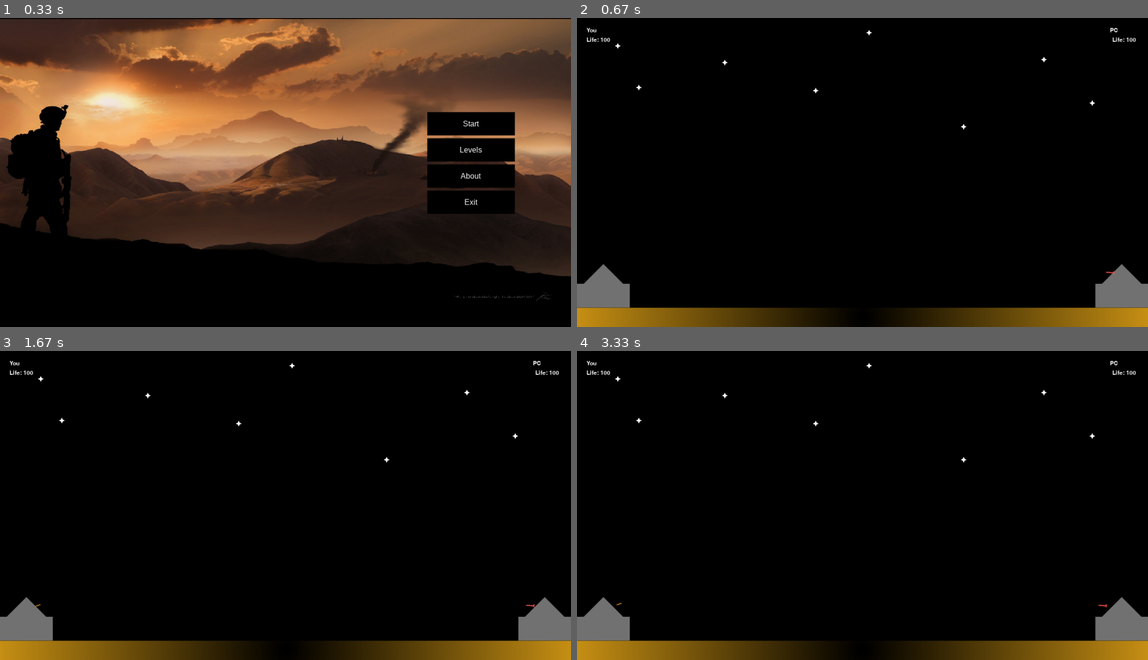
Above: before the commit, frames 1-4 (two rows, left to right).
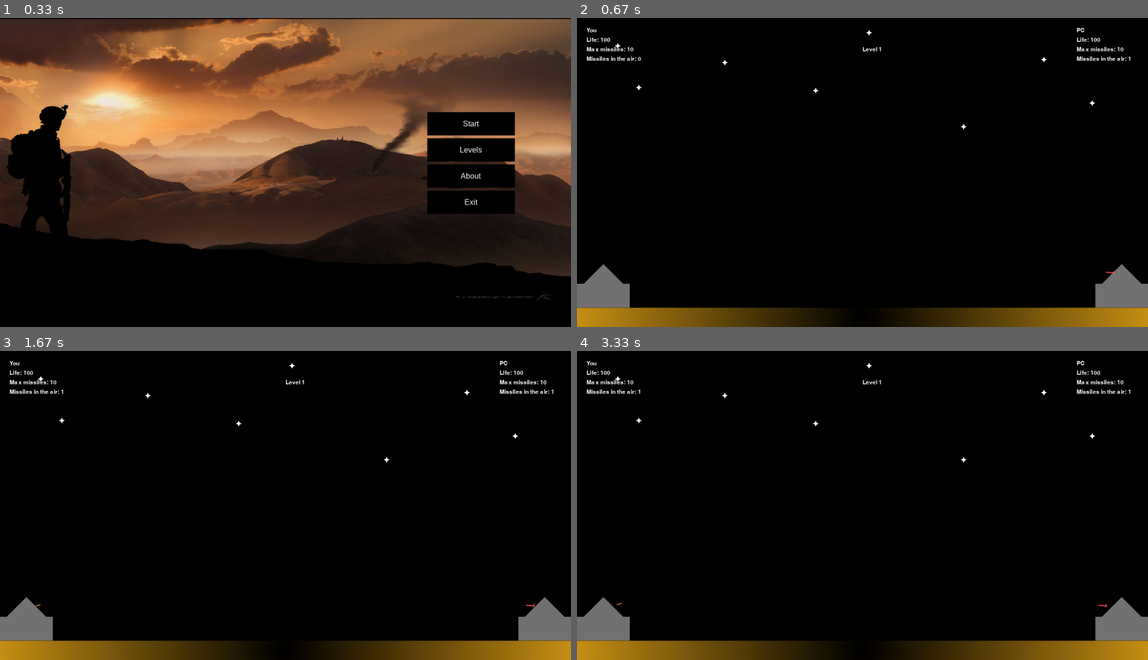
Above: after the commit, the same moments.

Repository: pierrecbrito/game-pygame
Game: pygame game, started from main.py
The game is run twice, just before and just after one commit, with the same random seed, the same clock (stepped at 60 frames per second) and the same inputs.
Inputs (mouse positions are in pixels of both pictures, inside the frame that each line leads up to):
- Up to frame 1 (0.33 s): no input
- Up to frame 2 (0.67 s): press the mouse at (1045, 123) at 0.37 s; move the mouse to (965, 194) at 0.47 s; release the mouse at (879, 262) at 0.6 s
- Up to frame 3 (1.67 s): press the mouse at (468, 456) at 0.7 s; move the mouse to (285, 425) at 0.8 s; release the mouse at (97, 397) at 0.93 s; press the mouse at (468, 456) at 1.03 s; move the mouse to (451, 505) at 1.13 s; release the mouse at (433, 554) at 1.27 s
- Up to frame 4 (3.33 s): no input

Frame 1 is identical in both runs. In frame 2, 0.5% of the frame differs, in the area x 1-98%, y 3-14%; in frame 3, 0.5%; in frame 4, 0.5%.

Commit message:
Level's page layout

Diff:
--- a/elements/button.py
+++ b/elements/button.py
@@ -13,7 +13,7 @@
         self.sx = self.x + self.width
         self.sy = self.y + self.height
 
-    def draw(self, screen, outline=None):
+    def draw(self, screen, outline=None, font_size=16):
         if(self.CurrentState):
             if outline:
                 pygame.draw.rect(screen, outline, (self.x-2, self.y-2, self.width+4, self.height+4), 0)
@@ -21,7 +21,7 @@
             pygame.draw.rect(screen, self.color, (self.x, self.y, self.width, self.height), 0)
 
             if self.text != '':
-                font = pygame.font.SysFont('Arial', 16)
+                font = pygame.font.SysFont('Arial', font_size)
                 text = font.render(self.text, 1, (255, 255, 255))
                 screen.blit(text, (self.x + (self.width/2 - text.get_width()/2), self.y + (self.height/2 - text.get_height()/2)))
 
--- a/main.py
+++ b/main.py
@@ -3,6 +3,7 @@
 from pages.index import Index
 from pages.game import Game
 from pages.about import About
+from pages.levels import Levels
 
 pygame.init()
 running = True
@@ -12,8 +13,8 @@
 index_page.mount()
 
 game_page = Game()
-
 about_page = About()
+levels_page = Levels()
 
 while running:
     for event in pygame.event.get():
@@ -28,14 +29,22 @@
     elif(return_index == 2):
         about_page.makeCurrentScreen()
         about_page.mount()
+    elif(return_index == 3):
+        levels_page.makeCurrentScreen()
+        levels_page.mount()
 
     return_about = about_page.screenUpdate()
     if(return_about == 1):
         index_page.makeCurrentScreen()
         index_page.mount()
 
+
+    return_levels = levels_page.screenUpdate()
+    if(return_levels == -1):
+        index_page.makeCurrentScreen()
+        index_page.mount()
+
     game_page.screenUpdate()
-
     pygame.display.update()
 
 pygame.quit()
--- a/pages/about.py
+++ b/pages/about.py
@@ -1,8 +1,6 @@
 from pages.screen import Screen
 import pygame
 from elements.button import Button
-from util import path_assets
-from elements.Missile import Missile
 
 class About(Screen):
 
@@ -18,10 +16,10 @@
             # Informações textuais sobre o jogo
             self.text_lines = [
                 "Defense Tower",
-                "Version 1.0",
-                "@pierrecbrito",
-                "Objective: Defend the tower against enemy missiles.",
-                "Controls: Use the mouse to direct the missiles.",
+                "Game developed at Kodland's request in a selection process for tutor. by @pierrecbrito",
+                "Objective: Destroy the PC player at each level (up to level 10) by hitting missiles at their base. Each missile can damage the enemy by 10 points of health.",
+                "You can also intercept missiles coming towards your base, but each player has a limit of 10 missiles in the air.",
+                "Control: use the mouse and click on point 1 where the missile should go and on the second point where the missile should hit (a missile is launched every two mouse clicks).",
                 "Good luck and have fun!"
             ]
 
--- a/pages/game.py
+++ b/pages/game.py
@@ -5,6 +5,7 @@
 from elements.Missile import Missile
 import random
 import sys
+import math
 
 class Game(Screen):
 
@@ -17,6 +18,8 @@
         self.missiles_counter = 0
         self.your_points = 100
         self.pc_points = 100
+        self.your_max_missiles = 10
+        self.pc_max_missiles = 10
 
 
     def mount(self):
@@ -27,11 +30,12 @@
         self.pc_missiles = pygame.sprite.Group()
         self.targets = pygame.sprite.Group()
         self.all_missiles = []
+        self.level = 1
 
         if self.CurrentState:
             self.send_random_missile()
             self.SEND_MISSILE_EVENT = pygame.USEREVENT + 1
-            pygame.time.set_timer(self.SEND_MISSILE_EVENT, 5000)
+            pygame.time.set_timer(self.SEND_MISSILE_EVENT, math.floor(10000 / self.level))
             self.font = pygame.font.Font(None, 18)  # Fonte padrão com tamanho 36
 
     def screenUpdate(self):
@@ -62,55 +66,83 @@
             self.your_points = 100 - pc_missiles * 10
             self.update_infos()
 
+            if self.level <= 10:
+                if self.your_points <= 0:
+                    self.your_points = 100
+                    self.all_missiles.clear()
+                    self.your_missiles.empty()
+                    self.pc_missiles.empty()
+                    self.level += 1
+                    pygame.time.set_timer(self.SEND_MISSILE_EVENT, 2000 - (190 * self.level))
+                elif self.pc_points <= 0:
+                    self.pc_points = 100
+                    self.all_missiles.clear()
+                    self.your_missiles.empty()
+                    self.pc_missiles.empty()
+                    self.level += 1
+                    pygame.time.set_timer(self.SEND_MISSILE_EVENT, 2000 -  (190 * self.level))
+
+
     def update_infos(self):
         # Renderizar texto no canto superior esquerdo
         text_left = self.font.render("You", True, (255, 255, 255))
         self.screen.blit(text_left, (20, 20))
         score_left = self.font.render("Life: " + str(self.your_points), True, (255, 255, 255))
         self.screen.blit(score_left, (20, 40))
+        max_missiles_left = self.font.render("Max missiles: " + str(self.your_max_missiles), True, (255, 255, 255))
+        self.screen.blit(max_missiles_left, (20, 60))
+        active_missiles_left = self.font.render("Missiles in the air: " + str(len(self.your_missiles)), True, (255, 255, 255))
+        self.screen.blit(active_missiles_left, (20, 80))
 
         # Renderizar texto no canto superior direito
         text_right = self.font.render("PC", True, (255, 255, 255))
-        self.screen.blit(text_right, (self.width - 80, 20))
+        self.screen.blit(text_right, (self.width - 150, 20))
         score_right = self.font.render("Life: " + str(self.pc_points), True, (255, 255, 255))
-        self.screen.blit(score_right, (self.width - 75, 40))
+        self.screen.blit(score_right, (self.width - 150, 40))
+        max_missiles_right = self.font.render("Max missiles: " + str(self.pc_max_missiles), True, (255, 255, 255))
+        self.screen.blit(max_missiles_right, (self.width - 150, 60))
+        active_missiles_right = self.font.render("Missiles in the air: " + str(len(self.pc_missiles)), True, (255, 255, 255))
+        self.screen.blit(active_missiles_right, (self.width - 150, 80))
+
+
+        text_level = self.font.render("Level " + str(self.level), True, (255, 255, 255))
+        self.screen.blit(text_level, (self.width / 2, 60))
+
 
 
 
     def clickCheck(self, mousepos):
-        # Verificar se o clique está dentro de uma área específica
-        # # Verifica se o botão esquerdo do mouse foi clicado
-        area_x, area_y, area_width, area_height = 0, 0, 1200, 600
-        if(self.to_x1 == -1):
-            self.to_x1 = mousepos[0]
-            self.to_y1 = mousepos[1]
-        elif (self.to_x2 == -1):
-            self.to_x2 = mousepos[0]
-            self.to_y2 = mousepos[1]
-            if (area_x <= mousepos[0] <= area_x + area_width and
-                area_y <= mousepos[1] <= area_y + area_height):
-                self.missiles_counter += 1
-                new_missile = Missile(75, 536, self.to_x1, self.to_y1, self.to_x2, self.to_y2, 15, 0.1, 80, 'You')
-                self.your_missiles.add(new_missile)
-                self.all_missiles.append(new_missile)
-            self.to_x1 = -1
-            self.to_y1 = -1
-            self.to_x2 = -1
-            self.to_y2 = -1
-
-            # Execute a ação desejada aqui
+        if len(self.your_missiles) < self.pc_max_missiles:
+            area_x, area_y, area_width, area_height = 0, 0, 1200, 600
+            if(self.to_x1 == -1):
+                self.to_x1 = mousepos[0]
+                self.to_y1 = mousepos[1]
+            elif (self.to_x2 == -1):
+                self.to_x2 = mousepos[0]
+                self.to_y2 = mousepos[1]
+                if (area_x <= mousepos[0] <= area_x + area_width and
+                    area_y <= mousepos[1] <= area_y + area_height):
+                    self.missiles_counter += 1
+                    new_missile = Missile(75, 536, self.to_x1, self.to_y1, self.to_x2, self.to_y2, 15, 0.1, 80, 'You')
+                    self.your_missiles.add(new_missile)
+                    self.all_missiles.append(new_missile)
+                self.to_x1 = -1
+                self.to_y1 = -1
+                self.to_x2 = -1
+                self.to_y2 = -1
 
     def send_random_missile(self):
-        self.missiles_counter += 1
-        start_x = 1123 #random.randint(0, 1200)
-        start_y = 535 #random.randint(0, 650)
-        to_x1 = random.randint(50, 1100)
-        to_y1 = random.randint(0, 580)
-        to_x2 = 75
-        to_y2 = 536
-        new_missile = Missile(start_x, start_y, to_x1, to_y1, to_x2, to_y2, 15, 0.10, 80, 'PC')
-        self.pc_missiles.add(new_missile)
-        self.all_missiles.append(new_missile)
+        if len(self.pc_missiles) < self.pc_max_missiles:
+            self.missiles_counter += 1
+            start_x = 1123 #random.randint(0, 1200)
+            start_y = 535 #random.randint(0, 650)
+            to_x1 = random.randint(50, 1100)
+            to_y1 = random.randint(0, 580)
+            to_x2 = 75
+            to_y2 = 536
+            new_missile = Missile(start_x, start_y, to_x1, to_y1, to_x2, to_y2, 15, 0.10, 80, 'PC')
+            self.pc_missiles.add(new_missile)
+            self.all_missiles.append(new_missile)
 
     def handle_events(self, event):
         if self.CurrentState:
--- a/pages/index.py
+++ b/pages/index.py
@@ -44,6 +44,13 @@
                 pygame.mixer.music.unload()
                 return 2
 
+            return_to_levels = self.btn_levels.focusCheck(pygame.mouse.get_pos(), pygame.mouse.get_pressed())
+            if(return_to_levels):
+                self.endCurrentScreen()
+                pygame.mixer.music.stop()
+                pygame.mixer.music.unload()
+                return 3
+
             return_to_exit = self.btn_exit.focusCheck(pygame.mouse.get_pos(), pygame.mouse.get_pressed());
             if(return_to_exit):
                 pygame.quit()
--- /dev/null
+++ b/pages/levels.py
@@ -0,0 +1,47 @@
+from pages.screen import Screen
+import pygame
+from elements.button import Button
+
+class Levels(Screen):
+
+    def __init__(self):
+        super().__init__("Defense Tower", 1200, 650)
+
+    def mount(self):
+        if self.CurrentState:
+            self.background_color = (0, 0, 0)
+            # Inicializar a fonte
+            self.font = pygame.font.Font(None, 50)  # Fonte padrão com tamanho 36
+            self.btns = []
+
+    def screenUpdate(self):
+        if self.CurrentState:
+            # Preencher o fundo com a cor preta
+            self.screen.fill(self.background_color)
+
+            # Renderizar e desenhar o texto na tela
+            y_offset = 220
+            x_offset = 330
+
+            for i in range(1, 11):
+                self.btns.append(Button((0, 0, 0), x_offset, y_offset, 45, 45, f'{i}'))
+                self.btns[i-1].draw(self.screen, (0, 0, 0), 40)
+
+                x_offset += 100
+
+                if(i == 5):
+                    y_offset += 100
+                    x_offset = 330
+
+            title = self.font.render("Levels", True, (255, 255, 255))
+            self.screen.blit(title, (525, 50))
+
+
+            self.btn_back = Button((0, 0, 0), 500, 580, 180, 45, 'Back')
+            self.btn_back.draw(self.screen, (0, 0, 0))
+
+            return_to_index = self.btn_back.focusCheck(pygame.mouse.get_pos(), pygame.mouse.get_pressed())
+            if(return_to_index):
+                self.endCurrentScreen()
+                return -1
+            return 0
